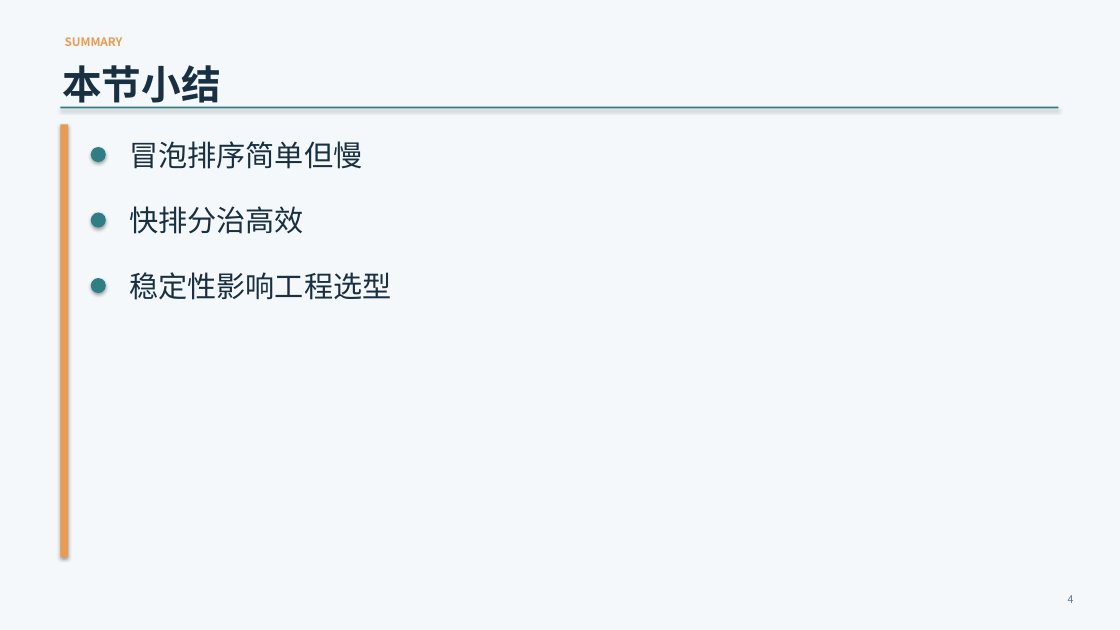
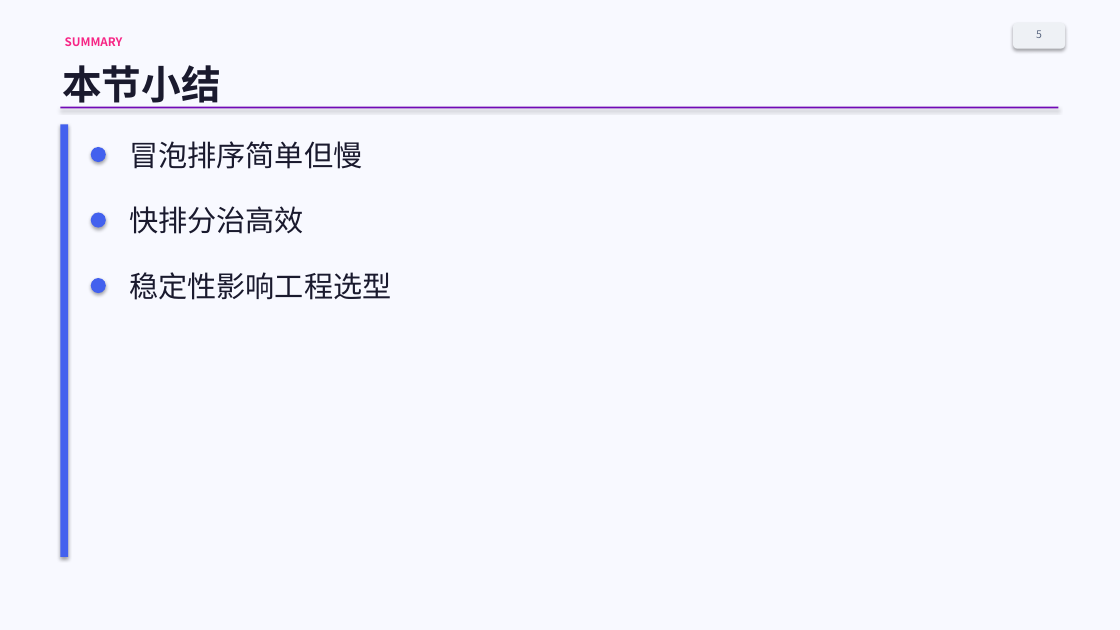
Before and after one commit to ggg333219/2026FWW-provin, a slide deck: slide 6 of docs/导出验证/sample_export.pptx (slide 5 before the commit). Drawn at 1120x630 pixels with LibreOffice and Linux fonts; fonts in the diff are those of the drawing. Boxes give left, top, right and bottom in pixels: in the first picture for what was removed or moved away, otherwise in the second. Text is boxed around its words. In the diff, an @@ line names an element or a change of style, - is before the commit and + after.

```diff
--- a/docs/导出验证/sample_export.pptx
+++ b/docs/导出验证/sample_export.pptx
@@ background #F5F8FA to #F8F9FF @@
@@ rounded rectangle added at (x1=1013, y1=23, x2=1065, y2=49), fill #EEF1F5 @@
@@ text colour #183042 to #1A1A2E in 4 elements at (x1=129, y1=141, x2=362, y2=169), (x1=129, y1=206, x2=304, y2=234), (x1=129, y1=272, x2=391, y2=300), (x1=62, y1=65, x2=220, y2=109) @@
@@ text "SUMMARY" at (x1=65, y1=37, x2=123, y2=46): text colour #E89B52 to #F72585 @@
@@ text added at (x1=1036, y1=30, x2=1042, y2=38), 9 pt, text #5F6C84 @@
+5
@@ rectangle at (x1=60, y1=107, x2=1059, y2=108): fill #2F7E83 to #7209B7 @@
@@ rectangle at (x1=60, y1=124, x2=68, y2=557): fill #E89B52 to #4361EE @@
@@ fill #2F7E83 to #4361EE in 3 elements at (x1=91, y1=147, x2=106, y2=162), (x1=91, y1=213, x2=106, y2=228), (x1=91, y1=278, x2=106, y2=293) @@
@@ text removed at (x1=1068, y1=595, x2=1074, y2=603) @@
-4
```
Also in this commit, not shown: 4 other slides changed, 1 slide added, 11 other files.
